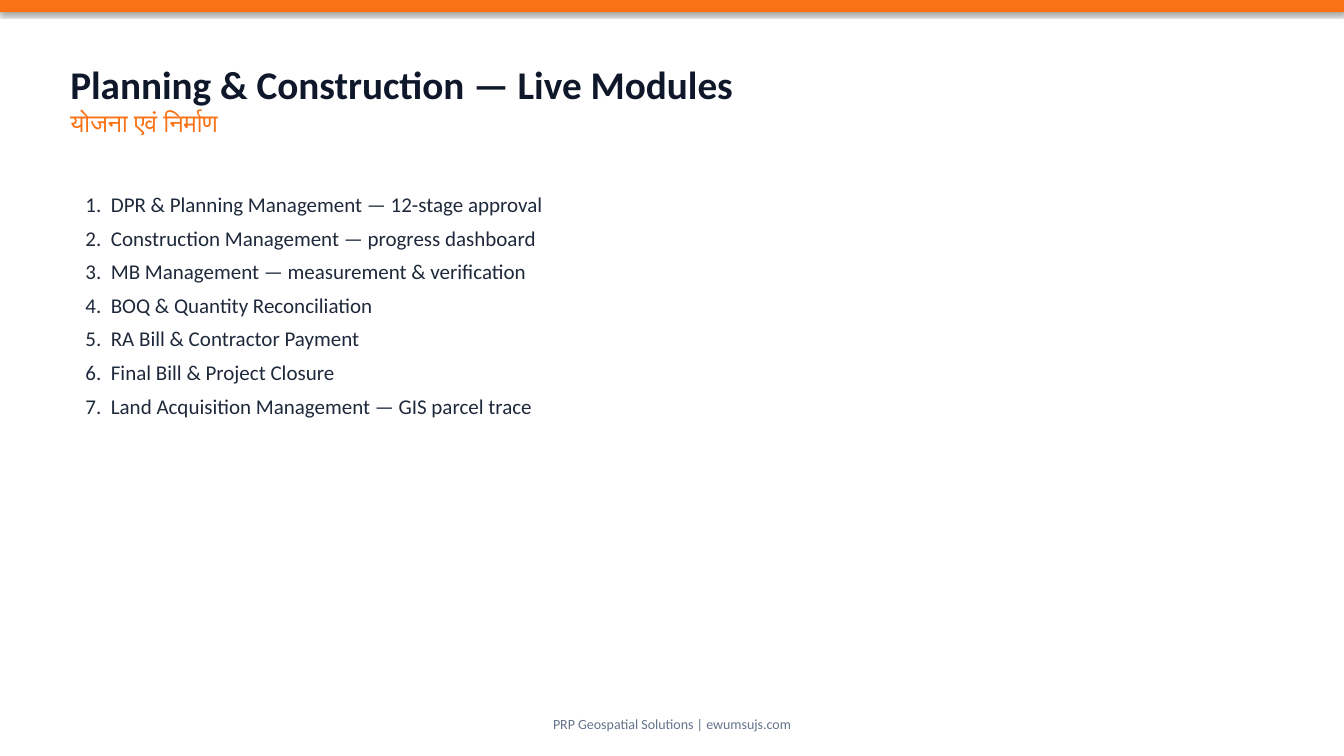
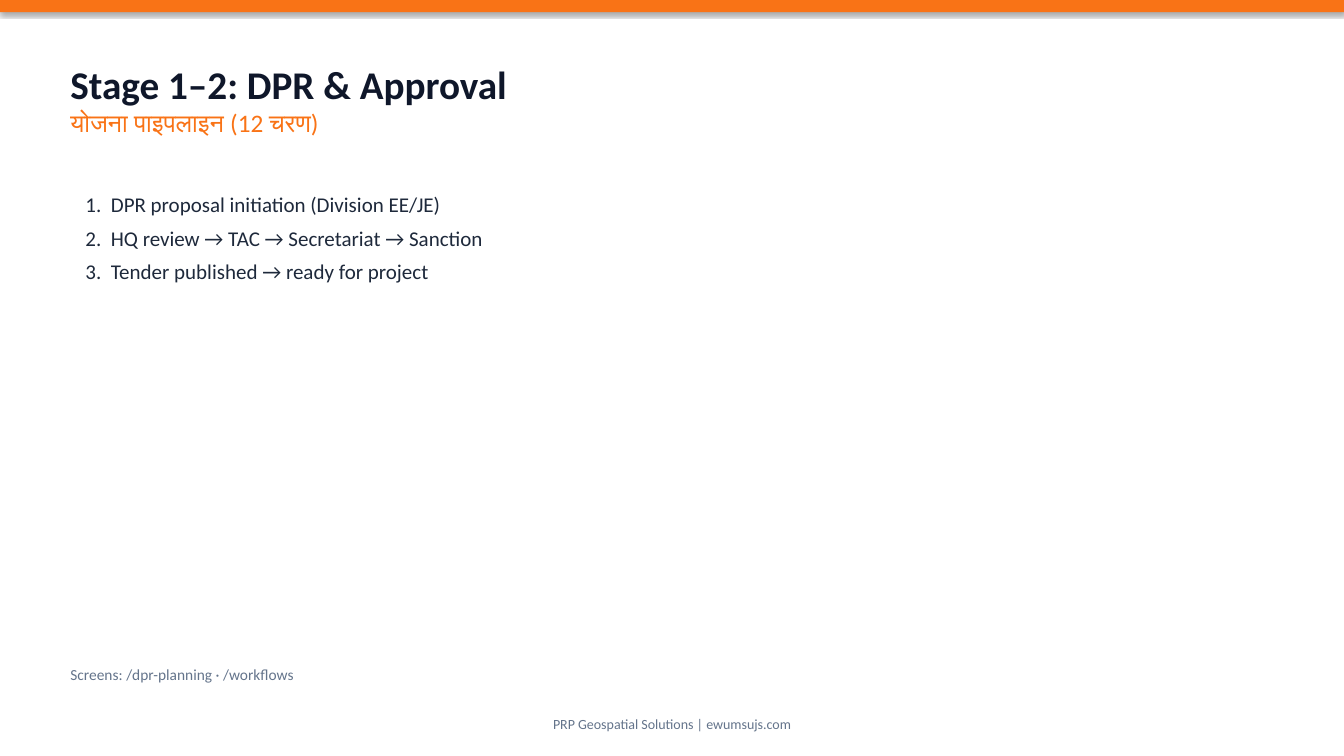
Before and after one commit to geospatialprp-dotcom/EWUMS, a slide deck: slide 5 of docs/ujs-presentation/EWUMS-UJS-Presentation.pptx. Drawn at 1344x756 pixels with LibreOffice and Linux fonts; fonts in the diff are those of the drawing. Boxes give left, top, right and bottom in pixels: in the first picture for what was removed or moved away, otherwise in the second. Text is boxed around its words. In the diff, an @@ line names an element or a change of style, - is before the commit and + after.

```diff
--- a/docs/ujs-presentation/EWUMS-UJS-Presentation.pptx
+++ b/docs/ujs-presentation/EWUMS-UJS-Presentation.pptx
@@ text at box(70, 71, 507, 136): text changed @@
-Planning & Construction — Live Modules
-योजना एवं निर्माण
+Stage 1–2: DPR & Approval
+योजना पाइपलाइन (12 चरण)
@@ text at box(85, 197, 482, 283): text changed @@
-1. DPR & Planning Management — 12-stage approval
-2. Construction Management — progress dashboard
-3. MB Management — measurement & verification
-4. BOQ & Quantity Reconciliation
-5. RA Bill & Contractor Payment
-6. Final Bill & Project Closure
-7. Land Acquisition Management — GIS parcel trace
+1. DPR proposal initiation (Division EE/JE)
+2. HQ review → TAC → Secretariat → Sanction
+3. Tender published → ready for project
@@ text added at box(70, 669, 294, 683), 11 pt, text #64748B @@
+Screens: /dpr-planning · /workflows
```
Also in this commit, not shown: 2 other slides changed, 5 slides added, 5 slides removed, 3 other files.
